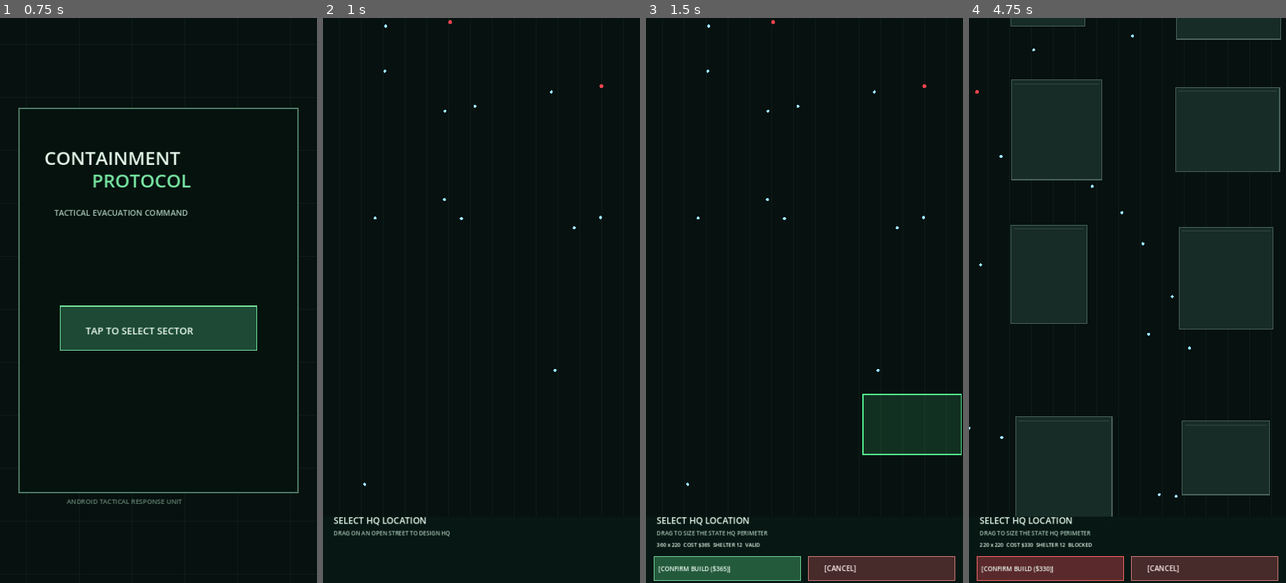
Above: before the commit, frames 1-4 (left to right).
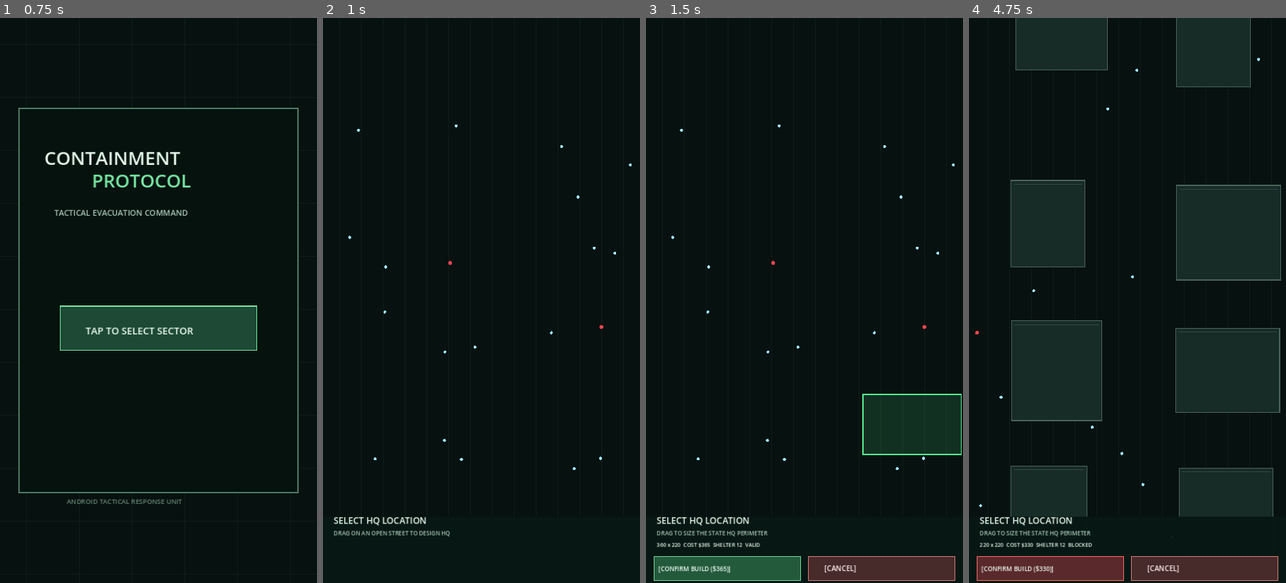
Above: after the commit, the same moments.

Repository: ninjun42215-gif/Containment-Protocol
Game: Godot game, scene res://main.tscn
The game is run twice, just before and just after one commit, with the same random seed, the same clock (stepped at 60 frames per second) and the same inputs.
Inputs (mouse positions are in pixels of both pictures, inside the frame that each line leads up to):
- Up to frame 1 (0.75 s): tap Enter at 0.5 s; move the mouse to (142, 413) at 0.52 s; click (142, 413) at 0.67 s
- Up to frame 2 (1 s): no input
- Up to frame 3 (1.5 s): tap Space at 1.25 s; drag from (899, 385) to (788, 413) at 1.27 s
- Up to frame 4 (4.75 s): tap Enter at 2, 3.5 s; move the mouse to (1032, 215) at 2.02 s; click (1032, 215) at 2.17 s; tap Space at 2.75, 4.25 s; drag from (1143, 300) to (1032, 215) at 2.77 s; move the mouse to (1079, 159) at 3.52 s; click (1079, 159) at 3.67 s; drag from (1197, 272) to (1079, 159) at 4.27 s

Frame 1 is identical in both runs. In frame 2, 0.1% of the frame differs, in the area x 8-98%, y 0-83%; in frame 3, 0.1%; in frame 4, 40%, in the area x 0-99%, y 0-89%.

Commit message:
Center district scenarios on their primary deployment zones

Diff:
--- a/main.gd
+++ b/main.gd
@@ -568,10 +568,10 @@
 			scenario_camera_target = Vector2(WORLD_SIZE.x * 0.5, WORLD_SIZE.y * 0.30)
 		1:
 			sector_name = "Medical & Urban Core"
-			scenario_camera_target = Vector2(WORLD_SIZE.x * 0.5, WORLD_SIZE.y * 0.30)
+			scenario_camera_target = Vector2(WORLD_SIZE.x * 0.5, WORLD_SIZE.y * 0.10)
 		2:
 			sector_name = "Industrial Highway"
-			scenario_camera_target = Vector2(WORLD_SIZE.x * 0.5, WORLD_SIZE.y * 0.60)
+			scenario_camera_target = Vector2(WORLD_SIZE.x * 0.5, WORLD_SIZE.y * 0.50)
 	_generate_state_map()
 
 func _scenario_civilian_count(district_index: int, base_count: int) -> int:
